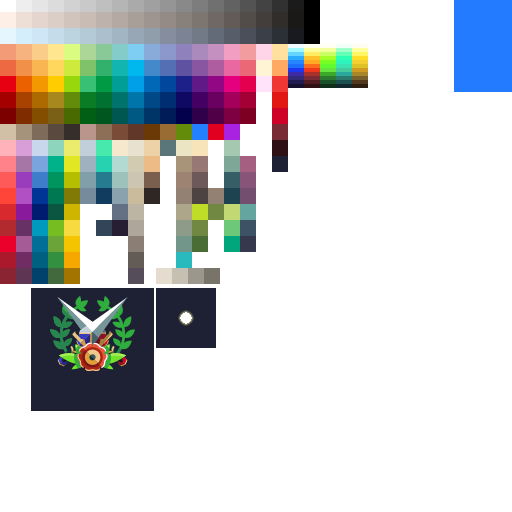
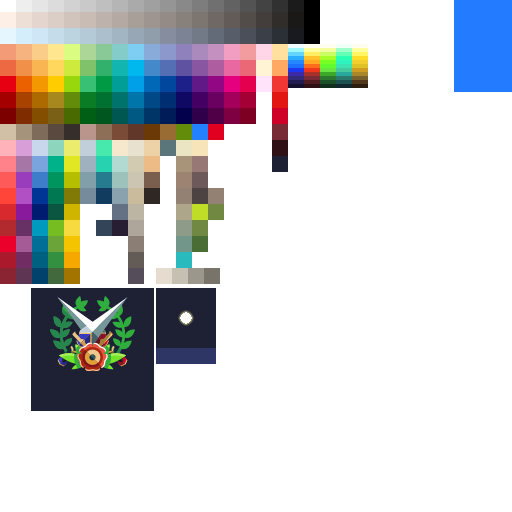
Revision of a layered 512px x 512px image; what changed, layer by layer:
painted on "레이어 1" over <box>156,124,256,364</box>
